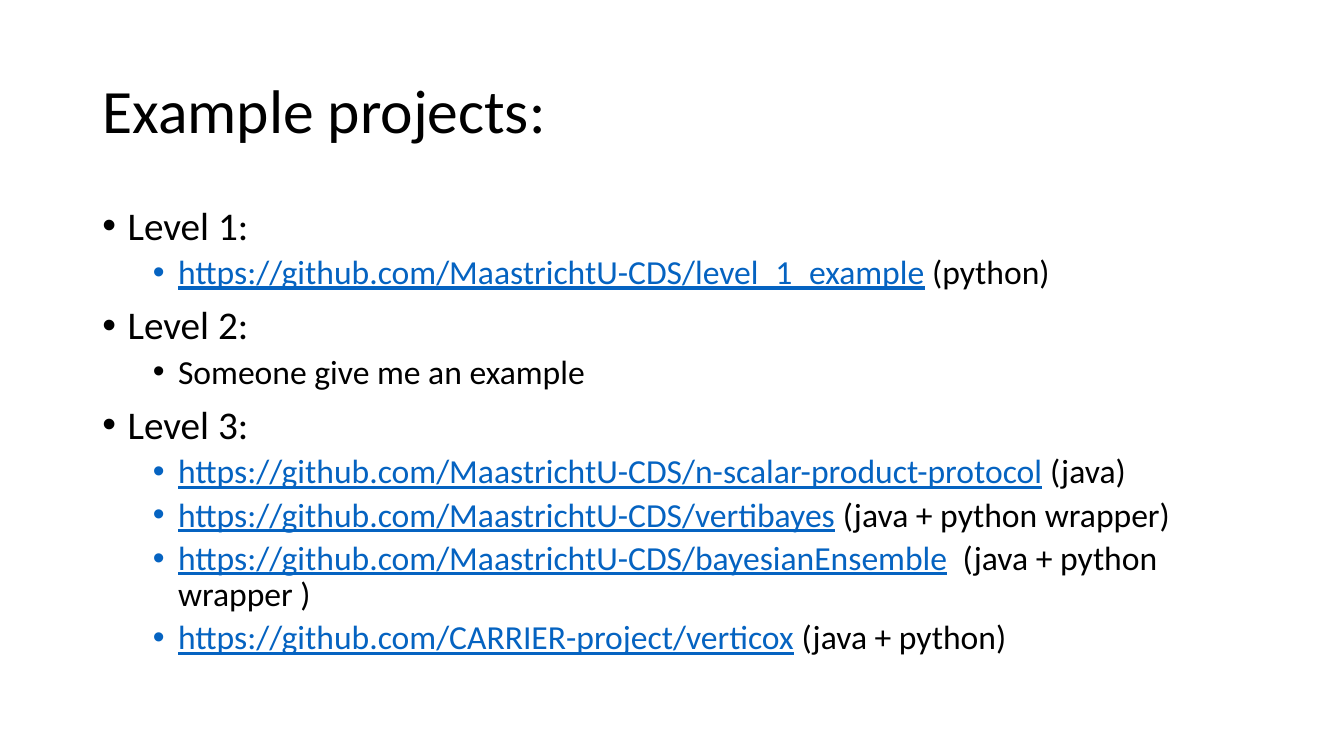
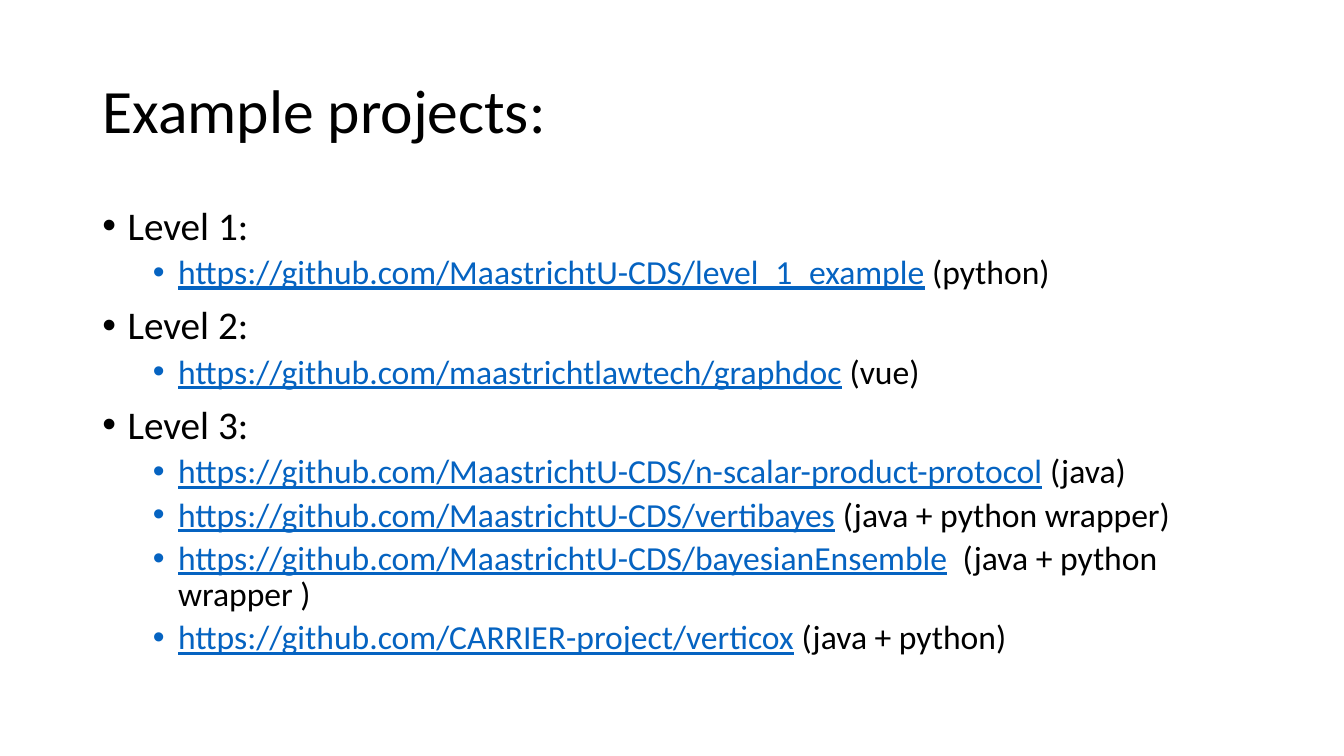
Before and after one commit to MaastrichtU-CDS/general_coding_practices, a slide deck: slide 5 of General Software Engineering/Levels of Software Projects.pptx. Drawn at 1344x756 pixels with LibreOffice and Linux fonts; fonts in the diff are those of the drawing. Boxes give left, top, right and bottom in pixels: in the first picture for what was removed or moved away, otherwise in the second. Text is boxed around its words. In the diff, an @@ line names an element or a change of style, - is before the commit and + after.

Commit message:
Updated level 2 with a project from another lab, might be correct reference

```diff
--- a/General Software Engineering/Levels of Software Projects.pptx
+++ b/General Software Engineering/Levels of Software Projects.pptx
@@ text at (178, 359, 920, 390): text changed; text colour #000000 to #0563C1 @@
-  • Someone give me an example
+  • https://github.com/maastrichtlawtech/graphdoc (vue)
```
